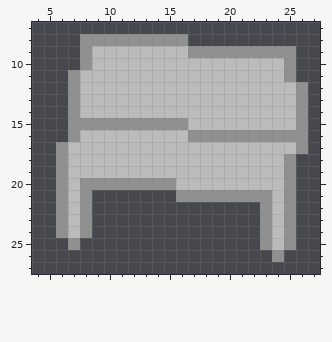
Edited in one commit: pixel-art file (Sprites/Destructibles/Desk/DeskR.aseprite). This is how it looked before the edit.
32x32 pixels, 1 frame. Shown: x 4..27, y 7..27.
Now the later version:
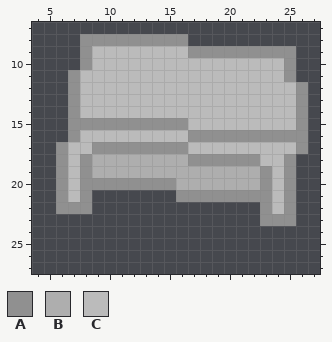
Palette (. is transparent): A #909090  B #aeaeae  C #bbbbbb
Difference:
@@ x 4..27 @@
 16 ...ACCCCCCCCCAAAAAAAAAA.
-17 ..ACCCCCCCCCCCCCCCCCCCA.
-18 ..ACCCCCCCCCCCCCCCCCCA..
-19 ..ACCCCCCCCCCCCCCCCCCA..
-20 ..ACAAAAAAAACCCCCCCCCA..
+17 ..ACCAAAAAAAACCCCCCCCCA.
+18 ..ACABBBBBBBBAAAAAACCA..
+19 ..ACABBBBBBBBBBBBBBACA..
+20 ..ACAAAAAAAABBBBBBBACA..
 21 ..ACA.......AAAAAAAACA..
-22 ..ACA..............ACA..
-23 ..ACA..............ACA..
-24 ..ACA..............ACA..
-25 ...A...............ACA..
-26 ....................A...
+22 ..AAA..............ACA..
+23 ...................AAA..
+24 ........................
+25 ........................
+26 ........................
 27 ........................
